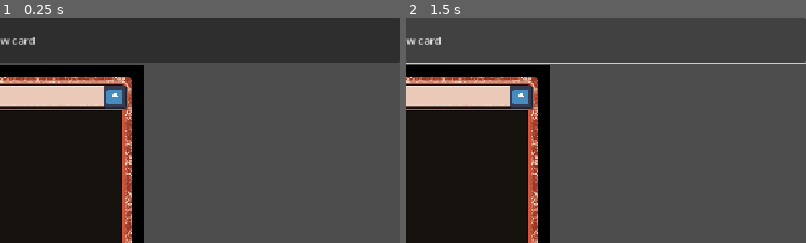
Above: before the commit, frames 1-2 (left to right).
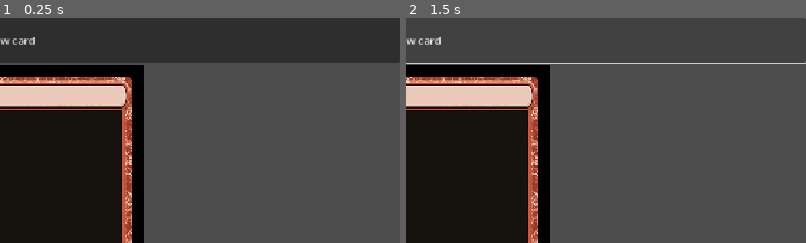
Above: after the commit, the same moments.

Repository: JakobKrug/spellify-clone
Game: Godot game, scene res://control.tscn
The game is run twice, just before and just after one commit, with the same random seed, the same clock (stepped at 60 frames per second) and the same inputs. The engine's default icon, where the game draws it, is replaced by a stand-in: a white triangle on a blue panel in a dark square.
Inputs:
- Up to frame 1 (0.25 s): no input
- Up to frame 2 (1.5 s): click "Get new card" at 0.5 s; click "Get new card" at 1.25 s
The pictures show only the part of the screen within x 50-100%, y 0-50%; the shares and areas given below are measured in that part.

The runs differ from the first frame. In frame 1, 0.6% of the frame differs, in the area x 26-32%, y 30-41%; in frame 2, 0.6%.
Error before the commit: Invalid access to property or key 'name' on a base object of type 'Nil'. (res://scryfallconnection.gd:24)
Error after the commit: Invalid access to property or key 'name' on a base object of type 'Nil'. (res://scripts/scryfallconnection.gd:72)

Commit message:
feat: add mana symbol rendering

Diff:
--- a/control.tscn
+++ b/control.tscn
@@ -1,10 +1,9 @@
-[gd_scene load_steps=6 format=3 uid="uid://y1p25uds6us1"]
+[gd_scene load_steps=5 format=3 uid="uid://y1p25uds6us1"]
 
-[ext_resource type="Script" uid="uid://madqv0f5rwm" path="res://scryfallconnection.gd" id="1_0fbet"]
+[ext_resource type="Script" uid="uid://madqv0f5rwm" path="res://scripts/scryfallconnection.gd" id="1_0fbet"]
 [ext_resource type="Texture2D" uid="uid://qjenk6prhihw" path="res://red-creature.png" id="2_62e2m"]
 [ext_resource type="LabelSettings" uid="uid://g5pqx8ewduq1" path="res://labelSetting.tres" id="3_ee4bf"]
 [ext_resource type="LabelSettings" uid="uid://5cufvlxbfbv0" path="res://powerToughnes.tres" id="4_kbped"]
-[ext_resource type="Texture2D" uid="uid://bgvnuwi2k4p5a" path="res://icon.svg" id="5_kbped"]
 
 [node name="Control" type="Control"]
 layout_mode = 3
@@ -91,14 +90,11 @@
 layout_direction = 3
 layout_mode = 1
 anchors_preset = -1
-anchor_left = 0.060036942
-anchor_top = 0.05
-anchor_right = 0.9269704
-anchor_bottom = 0.10689655
+anchor_left = 0.07062813
+anchor_top = 0.05862069
+anchor_right = 0.07062813
+anchor_bottom = 0.09137931
+offset_right = 356.58972
+grow_horizontal = 2
+grow_vertical = 2
 metadata/_edit_use_anchors_ = true
-
-[node name="Mana" type="TextureRect" parent="VBoxContainer/Card/HBoxContainer"]
-layout_mode = 2
-texture = ExtResource("5_kbped")
-expand_mode = 3
-stretch_mode = 4
--- /dev/null
+++ b/scenes/mana.tscn
@@ -0,0 +1,8 @@
+[gd_scene load_steps=2 format=3 uid="uid://bebu0iom8va5f"]
+
+[ext_resource type="Texture2D" uid="uid://bgvnuwi2k4p5a" path="res://icon.svg" id="1_hx3k0"]
+
+[node name="Mana" type="TextureRect"]
+texture = ExtResource("1_hx3k0")
+expand_mode = 3
+stretch_mode = 4
--- /dev/null
+++ b/scripts/scryfallconnection.gd
@@ -0,0 +1,76 @@
+extends Node
+class_name ScryfallHttpRequest
+var http_request
+var cardtext : Label
+var cardname : Label
+var button	 : Button
+var manaCost : HBoxContainer
+const manaScene: PackedScene   = preload("res://scenes/mana.tscn")
+var colorToTexture: Dictionary ={
+	"R": "res://manaSymbols/R.webp",
+	"G": "res://manaSymbols/G.webp",
+	"U": "res://manaSymbols/U.webp",
+	"W": "res://manaSymbols/W.webp",
+	"B": "res://manaSymbols/B.webp",
+	"1" : "res://manaSymbols/1.webp",
+	"2" : "res://manaSymbols/2.webp",
+	"3" : "res://manaSymbols/3.webp",
+	"4" : "res://manaSymbols/4.webp",
+	"5" : "res://manaSymbols/5.webp",
+	"6" : "res://manaSymbols/6.webp",
+	"7" : "res://manaSymbols/7.webp",
+	"8" : "res://manaSymbols/8.webp",
+	"9" : "res://manaSymbols/9.webp",
+	"11" : "res://manaSymbols/11.webp",
+	"12" : "res://manaSymbols/12.webp",
+	"13" : "res://manaSymbols/13.webp",
+	"14" : "res://manaSymbols/14.webp",
+	"15" : "res://manaSymbols/15.webp",
+	"16" : "res://manaSymbols/16.webp",
+	"17" : "res://manaSymbols/17.webp",
+	"18" : "res://manaSymbols/18.webp",
+	"19" : "res://manaSymbols/19.webp",
+	"20" : "res://manaSymbols/20.webp",
+	"X"  : "res://manaSymbols/20.webp"}
+func _ready() -> void:
+	cardtext = $"../VBoxContainer/Card/Cardtext"
+	cardname = $"../VBoxContainer/Card/Cardname"
+	button = $"../VBoxContainer/Button"
+	manaCost = $"../VBoxContainer/Card/HBoxContainer"
+	button.pressed.connect(_get_card)
+
+func _init_card_mana(manaText : String):
+	var regex := RegEx.new()
+	regex.compile("\\{.*?\\}")
+	var results: Array[Variant] = []
+	for result in regex.search_all(manaText):
+		results.push_front(result.get_string().remove_chars('{').remove_chars('}'))
+	for child in manaCost.get_children():
+		manaCost.remove_child(child)
+	for r in results:
+		manaCost.add_child(get_mana_texture(r))
+
+func get_mana_texture(manaText : String)->TextureRect:
+	var mana = manaScene.instantiate() as TextureRect
+	mana.expand_mode = TextureRect.EXPAND_FIT_WIDTH_PROPORTIONAL
+	mana.stretch_mode = TextureRect.STRETCH_KEEP_ASPECT
+	if(colorToTexture.has(manaText)):
+		mana.texture = load(colorToTexture[manaText])
+	else:
+		mana.texture = load("res://icon.svg")
+		print("keine Textur gefunden zu "+manaText)
+	return mana
+
+func _get_card():
+	http_request = HTTPRequest.new()
+	add_child(http_request)
+	http_request.request_completed.connect(_card_loaded)
+	http_request.request("https://api.scryfall.com/cards/random",["Accept: */*", "User-Agent: MTGCardGuessing/1"])
+
+func _card_loaded(result, response_code, headers, body):
+	var json = JSON.parse_string(body.get_string_from_utf8())
+	cardname.text = (json["name"])
+	if json.has("mana_cost"):
+		_init_card_mana(json["mana_cost"])
+	#label.text = body.get_string_from_utf8()
+	#print(json["mana_cost"])
--- a/scryfallconnection.gd
+++ /dev/null
@@ -1,26 +0,0 @@
-extends Node
-class_name ScryfallHttpRequest
-var http_request
-var cardtext
-var cardname
-var button
-var manaCost
-
-func _ready() -> void:
-	cardtext = $"../VBoxContainer/Card/Cardtext"
-	cardname = $"../VBoxContainer/Card/Cardname"
-	button = $"../VBoxContainer/Button"
-	manaCost = $"../VBoxContainer/Card/HBoxContainer"
-	button.pressed.connect(_get_card)
-
-func _get_card():
-	http_request = HTTPRequest.new()
-	add_child(http_request)
-	http_request.request_completed.connect(_get_callback)
-	http_request.request("https://api.scryfall.com/cards/random",["Accept: */*", "User-Agent: MTGCardGuessing/1"])
-
-func _get_callback(result, response_code, headers, body):
-	var json = JSON.parse_string(body.get_string_from_utf8())
-	cardname.text = (json["name"])
-	#label.text = body.get_string_from_utf8()
-	print(body.get_string_from_utf8())
Binary file added: manaSymbols/0.webp
Not shown, added: manaSymbols/0.webp.import
Binary file added: manaSymbols/1.webp
Not shown, added: manaSymbols/1.webp.import
Binary file added: manaSymbols/10.webp
Not shown, added: manaSymbols/10.webp.import
Binary file added: manaSymbols/11.webp
Not shown, added: manaSymbols/11.webp.import
Binary file added: manaSymbols/12.webp
Not shown, added: manaSymbols/12.webp.import
Binary file added: manaSymbols/13.webp
Not shown, added: manaSymbols/13.webp.import
(and 119 more such lines)
